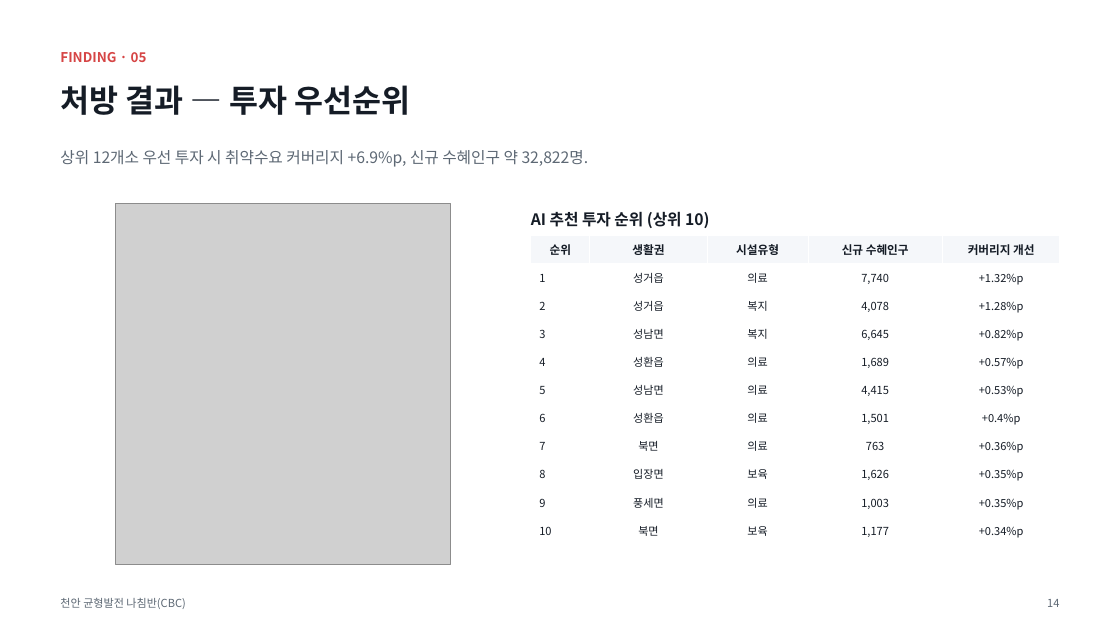
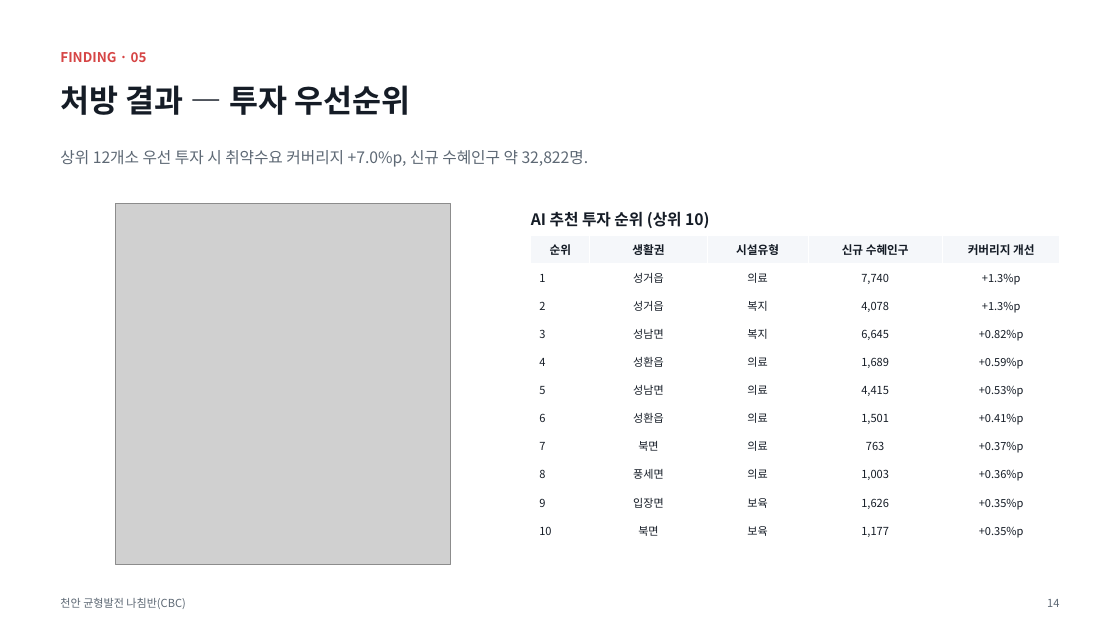
Before and after one commit to BioCode67/2026-AI-, a slide deck: slide 15 of deliverables/기획서_천안균형발전나침반_CBC.pptx. Drawn at 1120x630 pixels with LibreOffice and Linux fonts; fonts in the diff are those of the drawing; grey boxes stand for pictures. Boxes give left, top, right and bottom in pixels: in the first picture for what was removed or moved away, otherwise in the second. Text is boxed around its words. In the diff, an @@ line names an element or a change of style, - is before the commit and + after.

```diff
--- a/deliverables/기획서_천안균형발전나침반_CBC.pptx
+++ b/deliverables/기획서_천안균형발전나침반_CBC.pptx
@@ text at (60,150,589,167): text changed @@
-상위 12개소 우선 투자 시 취약수요 커버리지 +6.9%p, 신규 수혜인구 약 32,822명.
+상위 12개소 우선 투자 시 취약수요 커버리지 +7.0%p, 신규 수혜인구 약 32,822명.
@@ table at (531,235,1060,545) @@
-row 2, column 5: +1.32%p
+row 2, column 5: +1.3%p
-row 3, column 5: +1.28%p
+row 3, column 5: +1.3%p
-row 5, column 5: +0.57%p
+row 5, column 5: +0.59%p
-row 7, column 5: +0.4%p
+row 7, column 5: +0.41%p
-row 8, column 5: +0.36%p
+row 8, column 5: +0.37%p
-row 9: 8 | 입장면 | 보육 | 1,626 | +0.35%p
+row 9: 8 | 풍세면 | 의료 | 1,003 | +0.36%p
-row 10: 9 | 풍세면 | 의료 | 1,003 | +0.35%p
+row 10: 9 | 입장면 | 보육 | 1,626 | +0.35%p
-row 11, column 5: +0.34%p
+row 11, column 5: +0.35%p
```
Also in this commit, not shown: 4 other slides changed, 11 other files.
